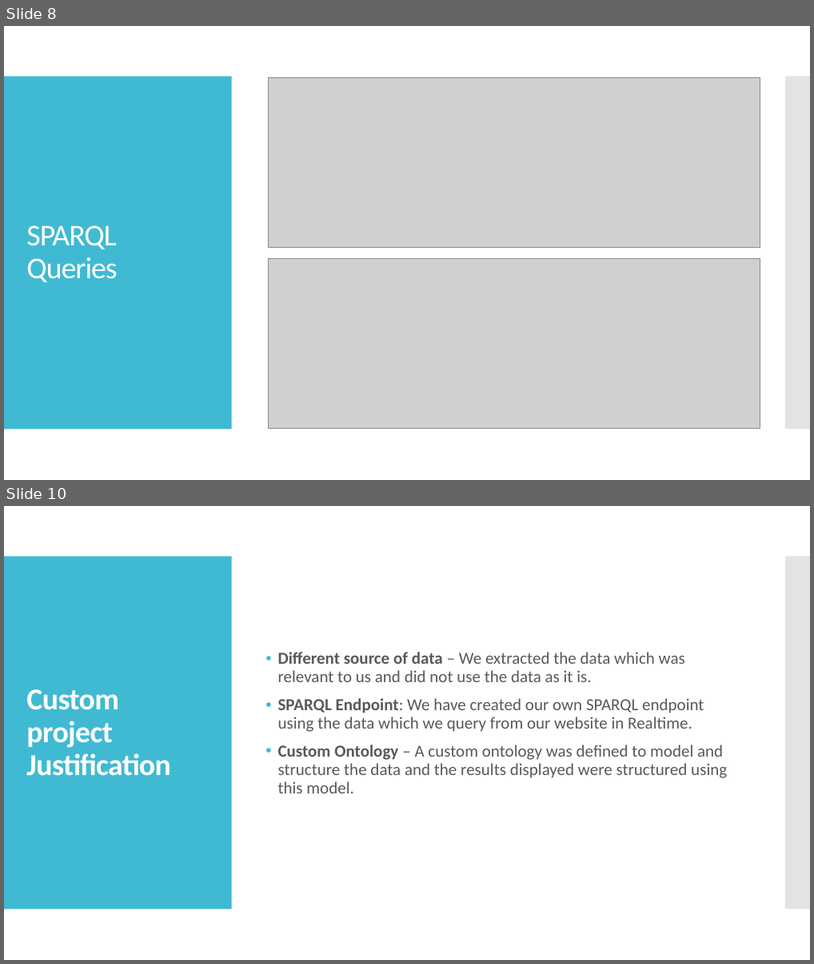
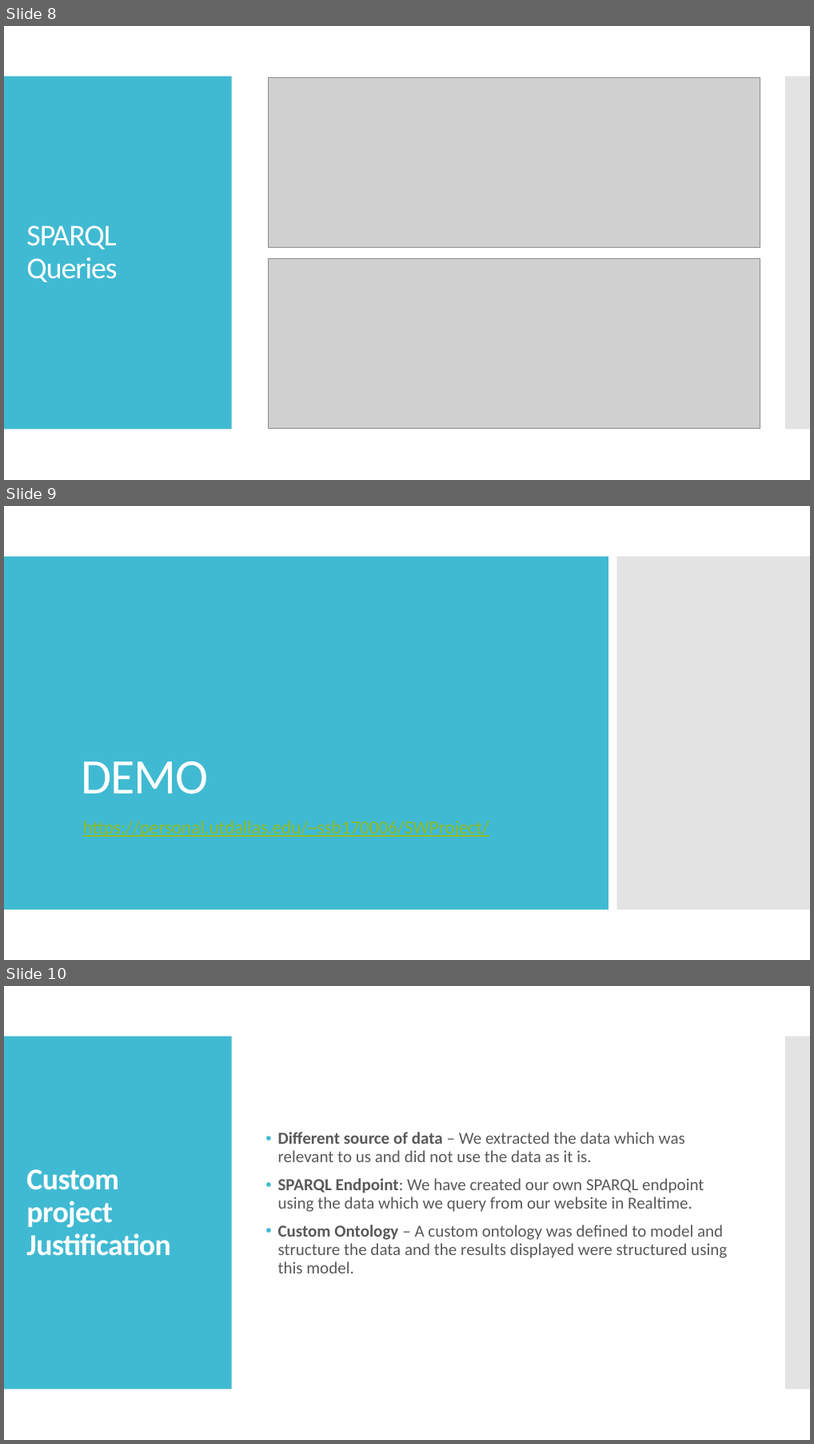
Before and after one commit to sankalpbhandari/SemanticWebProject, a slide deck: Final Presentation - Krishna Arjun.pptx. Shown one above the other, each under a label of ours: slides 8 and 10 before the commit, slides 8, 9 and 10 after it; the slides between them are not shown. The pictures are 814x964 and 814x1444 pixels, drawn with LibreOffice and Linux fonts; fonts in the diff are those of the drawing; grey boxes stand for pictures. Boxes give left, top, right and bottom in pixels: in the first picture for what was removed or moved away, otherwise in the second. Text is boxed around its words. In the diff, an @@ line names an element or a change of style, - is before the commit and + after.

```diff
--- a/Final Presentation - Krishna Arjun.pptx
+++ b/Final Presentation - Krishna Arjun.pptx
@@ slide 9 added at (4,506,810,960), background #FFFFFF @@
@@ rectangle added at (4,556,609,909), fill #40BAD2 @@
@@ rectangle added at (618,556,810,909), fill #C8C8C8 at 50% opacity @@
@@ title added at (81,761,208,794), 59 pt, text #FFFFFF @@
+DEMO
@@ subtitle added at (83,820,490,836), 22 pt, text #90BB23, underline @@
+https://personal.utdallas.edu/~ssb170006/SWProject/
```
Also in this commit, not shown: 1 slide removed, 4 other files.
